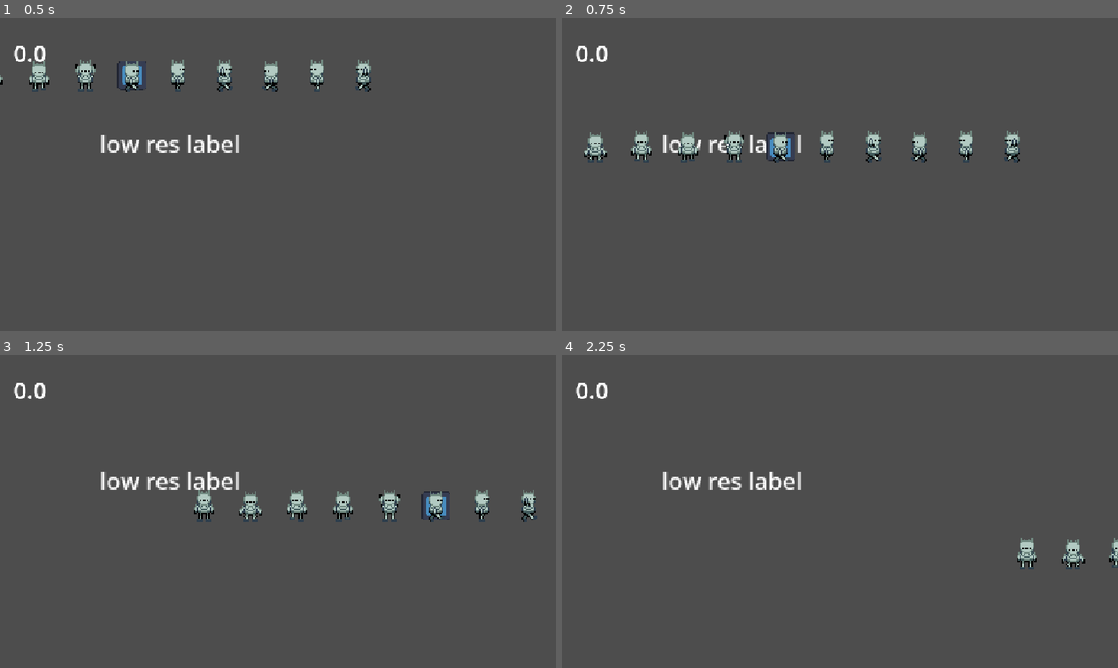
Above: before the commit, frames 1-4 (two rows, left to right).
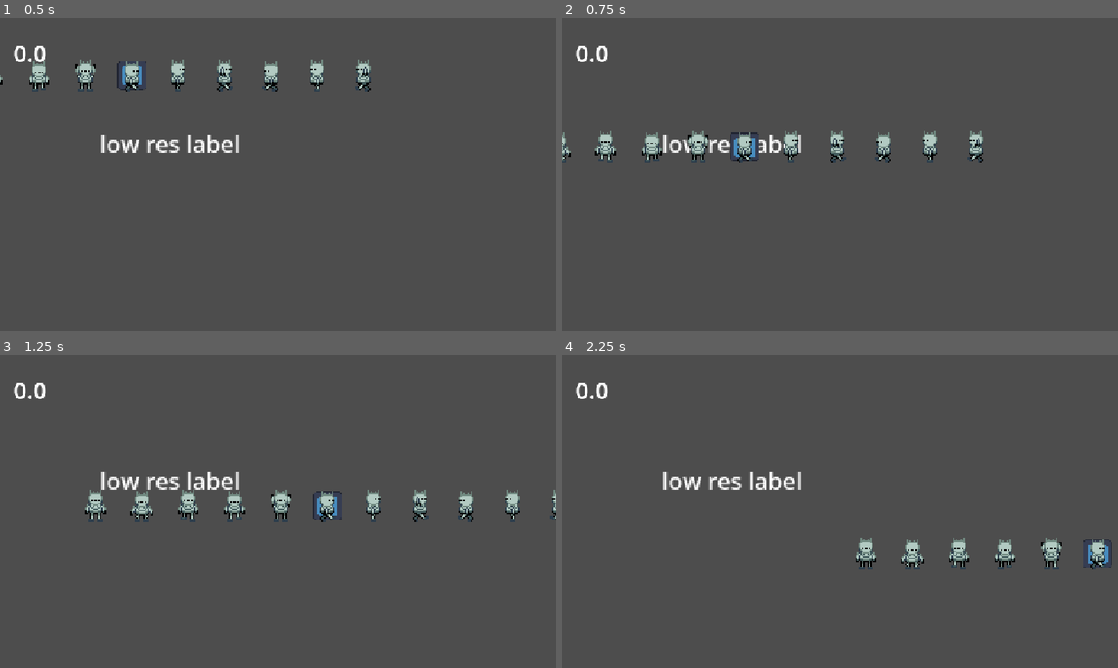
Above: after the commit, the same moments.

Repository: karelisso/R7L_fe
Game: Godot game, scene res://Main.tscn
Two runs of this game, one before a commit and one after it. Both use one fixed random seed, a clock stepped at 60 frames per second and the inputs below. The engine's default icon, where the game draws it, is replaced by a stand-in: a white triangle on a blue panel in a dark square.
Inputs:
- Up to frame 1 (0.5 s): no input
- Up to frame 2 (0.75 s): hold Right (right) from 0.53 s (still down); tap Space (jump) at 0.6 s
- Up to frame 3 (1.25 s): keep holding Right (right); tap Space (jump) at 0.77, 1.07 s
- Up to frame 4 (2.25 s): tap Space (jump) at 1.35, 1.52, 1.82, 2.1 s; release Right (right) at 2.03 s; hold Left (left) from 2.03 s (still down)

Frame 1 is identical in both runs. In frame 2, 3.5% of the frame differs, in the area x 0-83%, y 36-47%; in frame 3, 3.7%, in the area x 15-100%, y 43-54%; in frame 4, 1.9%.

Commit message:
improved physics

Diff:
--- a/scene_test/character_body_2d.gd
+++ b/scene_test/character_body_2d.gd
@@ -2,8 +2,9 @@
 
 @export var gravity_growth = 0.01
 var gravity = 5
-var SPEED = 300.0
-var JUMP_VELOCITY = -200.0
+var speed = 200.0
+var acceleration = 50
+var jump_velocity = -200.0
 
 
 func _physics_process(_delta):
@@ -14,17 +15,17 @@
 		velocity.y += gravity
 
 	if Input.is_action_just_pressed("jump") and is_on_floor():
-		velocity.y = JUMP_VELOCITY
+		velocity.y = jump_velocity
 
 	var direction := Input.get_axis("left", "right")
 	if direction:
-		velocity.x = direction * SPEED
+		velocity.x = move_toward(velocity.x, direction * speed, acceleration)
 	else:
-		velocity.x = move_toward(velocity.x, 0, SPEED)
+		velocity.x = move_toward(velocity.x, 0, acceleration)
 
 	move_and_slide()
 
 
 func _on_area_2d_area_entered(area: Area2D) -> void:
 	area.get_parent().call_deferred("queue_free")
-	JUMP_VELOCITY -= 100
+	jump_velocity -= 100
--- /dev/null
+++ b/spring.tscn
@@ -0,0 +1,21 @@
+[gd_scene format=3 uid="uid://c6toiscbxbouq"]
+
+[ext_resource type="Texture2D" uid="uid://22m1u78qobc1" path="res://icon.svg" id="1_ka4py"]
+
+[sub_resource type="PlaneMesh" id="PlaneMesh_lmt8p"]
+orientation = 2
+
+[sub_resource type="RectangleShape2D" id="RectangleShape2D_lmt8p"]
+
+[node name="Spring" type="CharacterBody2D" unique_id=911301289]
+
+[node name="MeshInstance2D" type="MeshInstance2D" parent="." unique_id=1674391696]
+scale = Vector2(5, 5)
+mesh = SubResource("PlaneMesh_lmt8p")
+texture = ExtResource("1_ka4py")
+
+[node name="Area2D" type="Area2D" parent="." unique_id=1906788137]
+
+[node name="CollisionShape2D" type="CollisionShape2D" parent="Area2D" unique_id=591194738]
+scale = Vector2(0.5, 0.5)
+shape = SubResource("RectangleShape2D_lmt8p")
